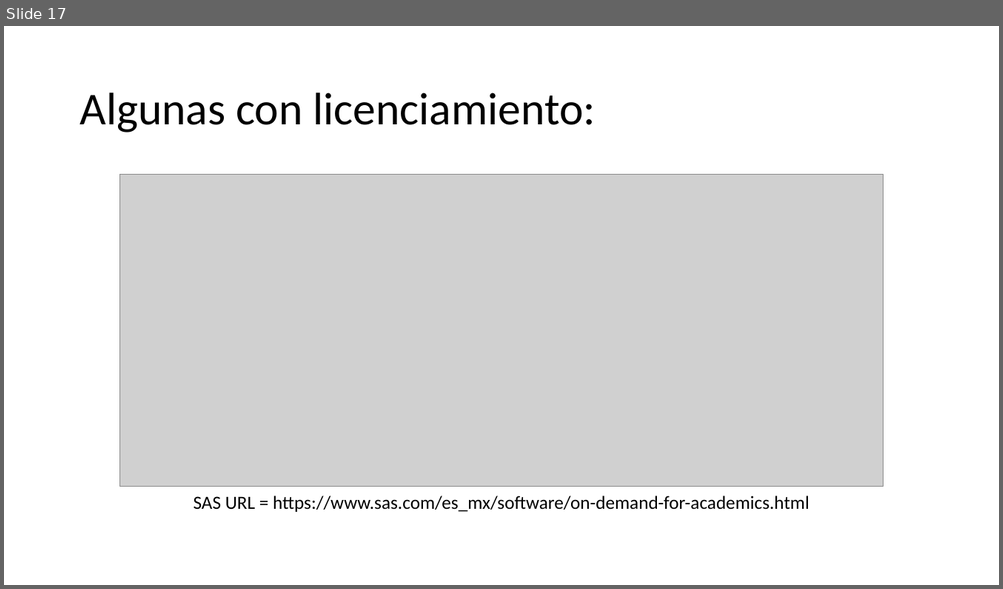
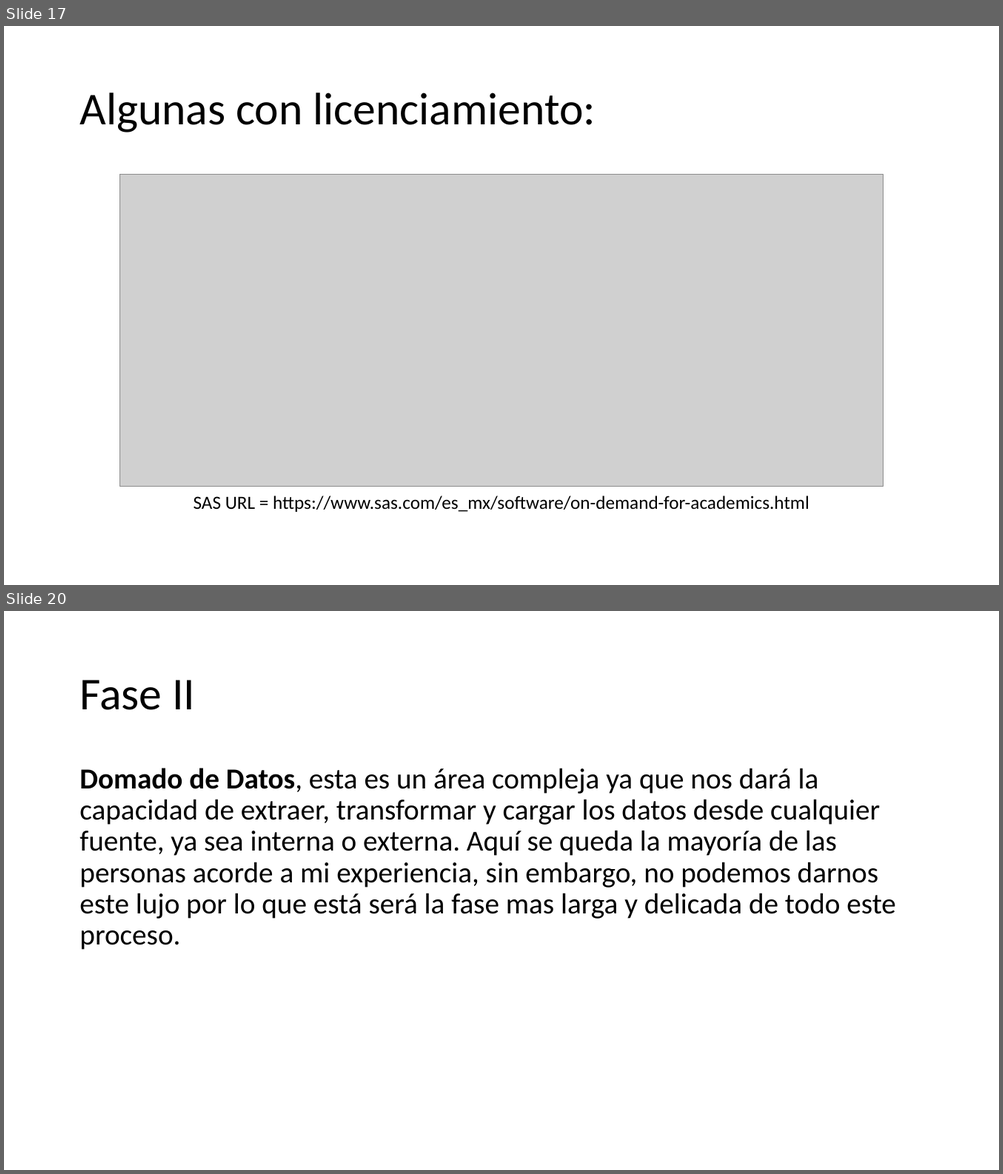
Before and after one commit to wparedesgt/RBasico, a slide deck: presentaciones/S01-New/00_Inicio.pptx. Shown one above the other, each under a label of ours: slide 17 before the commit, slides 17 and 20 after it; the slides between them are not shown. The pictures are 1003x589 and 1003x1174 pixels, drawn with LibreOffice and Linux fonts; fonts in the diff are those of the drawing; grey boxes stand for pictures; background and template pictures are left out. Boxes give left, top, right and bottom in pixels: in the first picture for what was removed or moved away, otherwise in the second. Text is boxed around its words. In the diff, an @@ line names an element or a change of style, - is before the commit and + after.

```diff
--- a/presentaciones/S01-New/00_Inicio.pptx
+++ b/presentaciones/S01-New/00_Inicio.pptx
@@ slide 20 added at box(4, 611, 999, 1170), background picture (left out) @@
@@ title added at box(79, 680, 195, 710), 44 pt, text #000000 @@
+Fase II
@@ text added at box(79, 768, 896, 950), 28 pt, text #000000 @@
+Domado de Datos, esta es un área compleja ya que nos dará la capacidad de extraer, transformar y cargar los datos desde cualquier fuente, ya sea interna o externa. Aquí se queda la mayoría de las personas acorde a mi experiencia, sin embargo, no podemos darnos este lujo por lo que está será la fase mas larga y delicada de todo este proceso.
```
Also in this commit, not shown: 1 slide changed, 5 other slides added, 2 other files.
